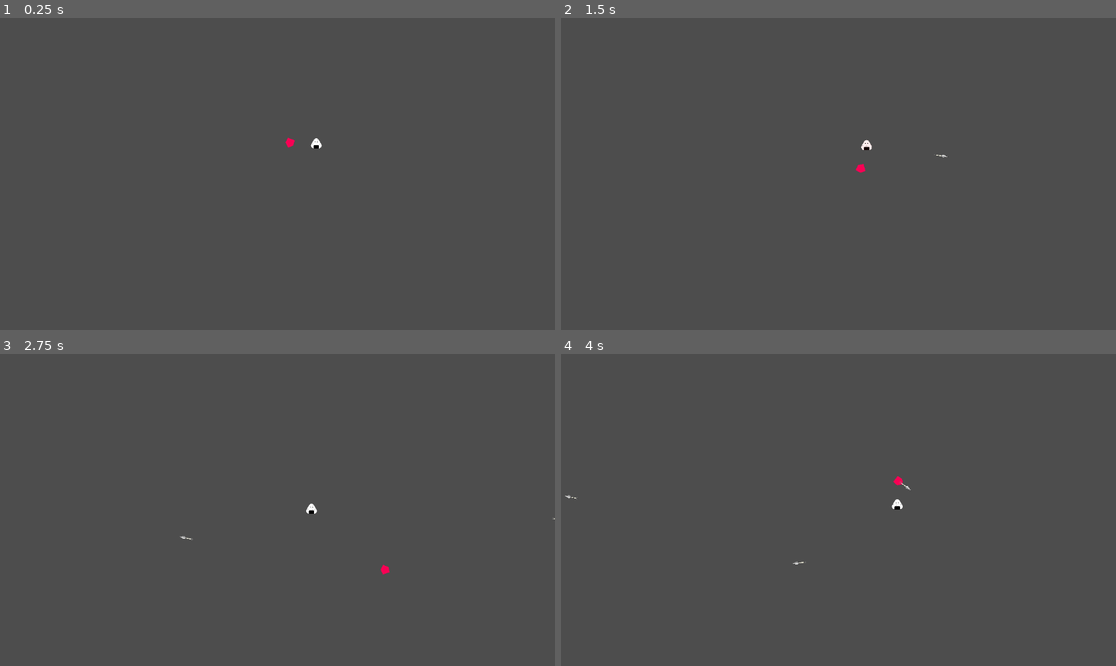
Above: before the commit, frames 1-4 (two rows, left to right).
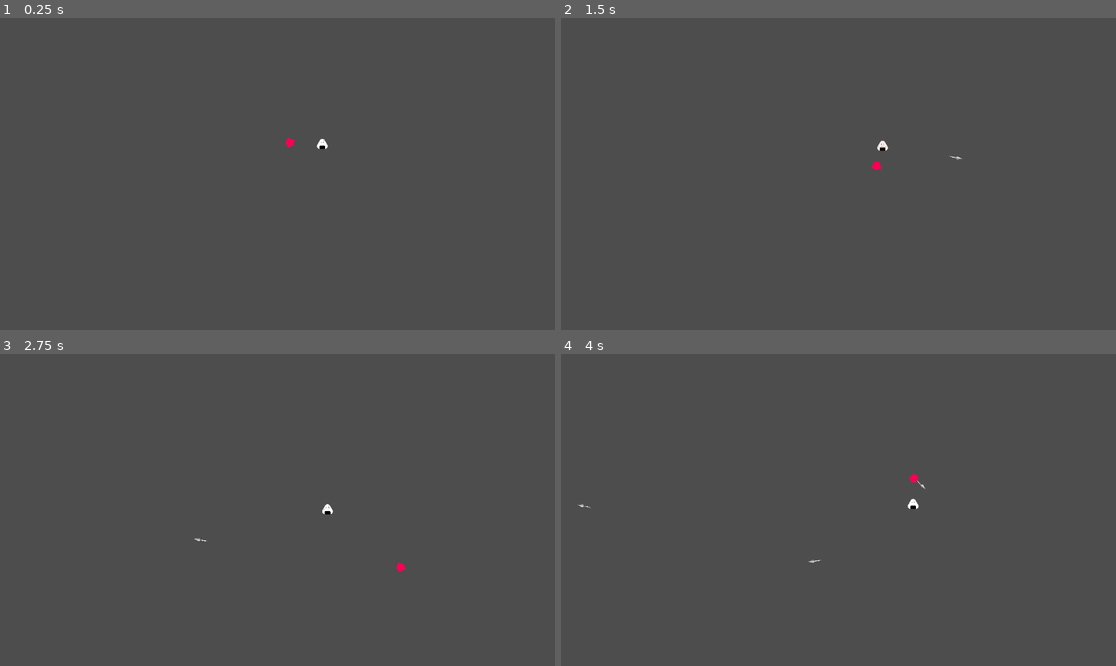
Above: after the commit, the same moments.

Repository: markusphil/godot_tests
Game: Godot game, scene res://scenes/teste_scene.tscn
The game is run twice, just before and just after one commit, with the same random seed, the same clock (stepped at 60 frames per second) and the same inputs.
Inputs (mouse positions are in pixels of both pictures, inside the frame that each line leads up to):
- Up to frame 1 (0.25 s): no input
- Up to frame 2 (1.5 s): move the mouse to (960, 158) at 0.52 s; hold Right (right) 0.53-1.28 s; move the mouse to (727, 189) at 1.27 s; hold S (down) from 1.28 s (still down)
- Up to frame 3 (2.75 s): move the mouse to (333, 441) at 2.02 s; release S (down) at 2.03 s; hold Right (right) from 2.03 s (still down)
- Up to frame 4 (4 s): move the mouse to (810, 572) at 2.77 s; release Right (right) at 2.78 s; hold W (up) 2.78-3.53 s; move the mouse to (1005, 556) at 3.52 s; hold A (left) from 3.53 s (still down)

The runs differ from the first frame. In frame 1, less than 0.1% of the frame differs, in the area x 55-60%, y 38-43%; in frame 2, 0.2%; in frame 3, 0.2%; in frame 4, 0.2%, in the area x 0-66%, y 38-68%.

Commit message:
refactor SimpleBehaviour

Diff:
--- a/enemies/enemy.gd
+++ b/enemies/enemy.gd
@@ -10,9 +10,10 @@
 func _ready():
 	health_component.took_damage.connect(_on_took_damage)
 	health_component.health_depleted.connect(_on_health_depleted)
+	behaviour.parent = self
 
 func _physics_process(_delta):
-	behaviour.provide_movement(self)
+	behaviour.perform_movement()
 
 func _on_took_damage(amount:int):
 	# TODO: use the amount to display damage numbers
--- a/enemies/onigiri/SimpleBehaviour.gd
+++ b/enemies/onigiri/SimpleBehaviour.gd
@@ -4,30 +4,21 @@
 class_name SimpleBehaviour
 
 @export var speed: int = 50
+@export var parent: Enemy
+@export_range(1, 10) var target_selection_timeout = 5
 
-func provide_movement(enemy: Enemy):
-	var closest_target = find_nearest_player(enemy)
-	if closest_target != null:
-		enemy.velocity = (closest_target.global_position - enemy.global_position).normalized() * speed
-		enemy.move_and_slide()
+var target: Player
 
-func find_nearest_player(enemy: Enemy) -> Player:
-	var players = get_tree().get_nodes_in_group("Player").filter(func(node:Node): return node is Player)
-	if players.size() > 0:
-		return find_closest_to(enemy, players)
-	else:
-		return null
+func _ready():
+	var timer = Timer.new()
+	add_child(timer)
+	timer.timeout.connect(_select_target)
+	timer.start()
 
-# TODO: move to a global util
-func find_closest_to(target: Node2D, candidates: Array) -> Node2D:
-	candidates.sort_custom(is_closer_to(target))
-	return candidates[0]
+func perform_movement():
+	if target != null:
+		parent.velocity = (target.global_position - parent.global_position).normalized() * speed
+		parent.move_and_slide()
 
-func is_closer_to(target: Node2D) -> Callable:
-	return func (a: Node2D, b:Node2D):
-		var a_distance = distance(a, target)
-		var b_distance = distance(b, target)
-		return a_distance < b_distance
-
-func distance(a: Node2D, b: Node2D) -> float:
-	return a.global_position.distance_to(b.global_position)
+func _select_target():
+	target = TargetUtils.find_nearest_player(parent)
--- a/project.godot
+++ b/project.godot
@@ -18,6 +18,7 @@
 [autoload]
 
 MultiplayerInput="*res://addons/multiplayer_input/multiplayer_input.gd"
+TargetUtils="*res://utils/target_utils.gd"
 
 [editor_plugins]
 
--- /dev/null
+++ b/utils/target_utils.gd
@@ -0,0 +1,23 @@
+# Static utility functions for target selection
+extends Node
+
+func find_nearest_player(enemy: Enemy) -> Player:
+	var players = get_tree().get_nodes_in_group("Player")\
+					   		.filter(func(node:Node): return node is Player)
+	if players.size() > 0:
+		return find_closest_to(enemy, players)
+	else:
+		return null
+
+func find_closest_to(target: Node2D, candidates: Array) -> Node2D:
+	candidates.sort_custom(is_closer_to(target))
+	return candidates[0]
+
+func is_closer_to(target: Node2D) -> Callable:
+	return func (a: Node2D, b:Node2D):
+		var a_distance = distance(a, target)
+		var b_distance = distance(b, target)
+		return a_distance < b_distance
+
+func distance(a: Node2D, b: Node2D) -> float:
+	return a.global_position.distance_to(b.global_position)
